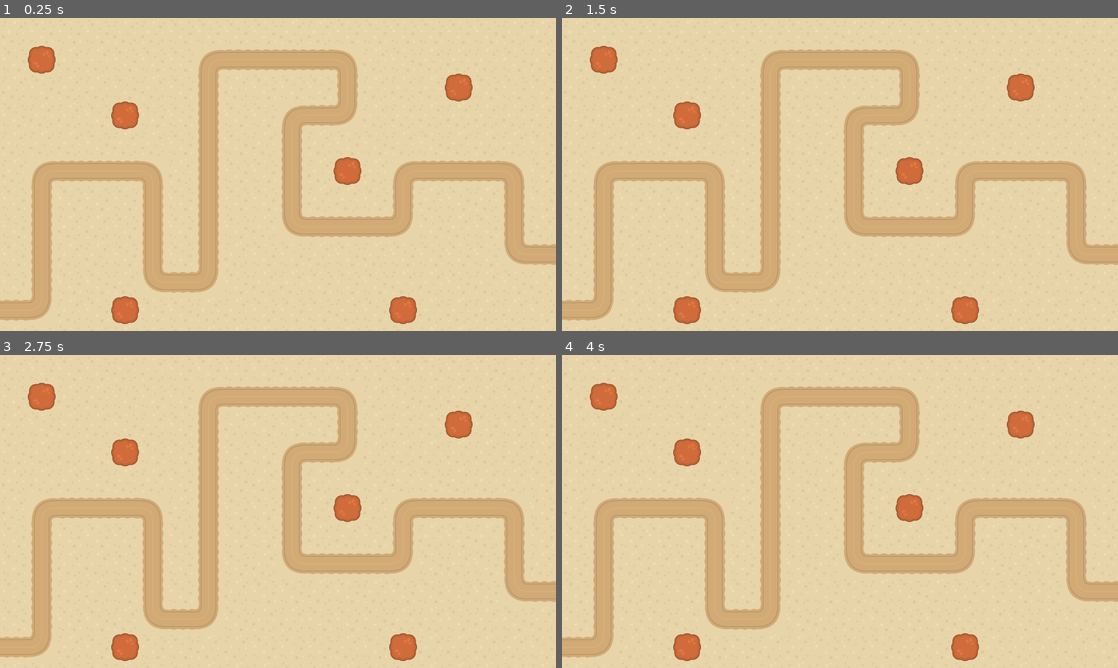
Above: before the commit, frames 1-4 (two rows, left to right).
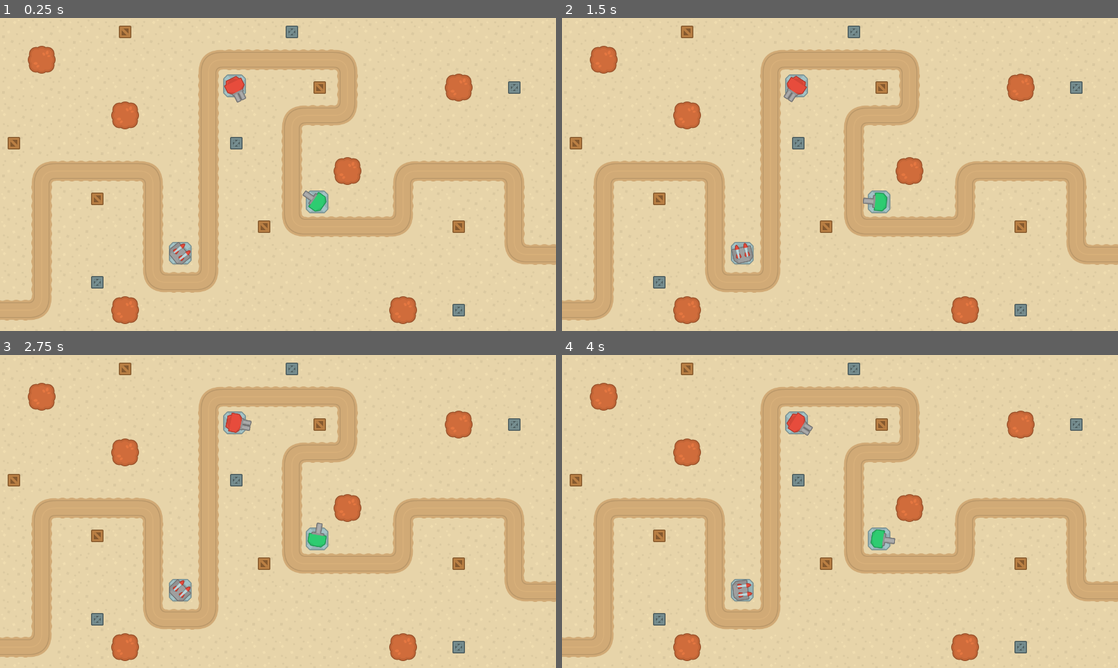
Above: after the commit, the same moments.

Repository: Shadoscythe/Godot-TowerDefense
Game: Godot game, scene res://Scenes/Maps/map_1.tscn
Two runs of this game, one before a commit and one after it. Both use one fixed random seed, a clock stepped at 60 frames per second and the inputs below.
Inputs (mouse positions are in pixels of both pictures, inside the frame that each line leads up to):
- Up to frame 1 (0.25 s): no input
- Up to frame 2 (1.5 s): tap Enter at 0.5 s; move the mouse to (962, 158) at 0.52 s; tap Space at 1.25 s; move the mouse to (728, 190) at 1.27 s
- Up to frame 3 (2.75 s): tap Enter at 2 s; move the mouse to (333, 442) at 2.02 s
- Up to frame 4 (4 s): tap Space at 2.75 s; move the mouse to (812, 574) at 2.77 s; tap Enter at 3.5 s; move the mouse to (1006, 558) at 3.52 s

The runs differ from the first frame. In frame 1, 1.9% of the frame differs, in the area x 1-94%, y 2-96%; in frame 2, 1.9%; in frame 3, 1.9%; in frame 4, 1.9%.

Commit message:
added basic turrets

Diff:
--- a/Scenes/Maps/map_1.tscn
+++ b/Scenes/Maps/map_1.tscn
@@ -1,8 +1,13 @@
-[gd_scene load_steps=10 format=3 uid="uid://txw0euglwiyi"]
+[gd_scene load_steps=17 format=3 uid="uid://txw0euglwiyi"]
 
 [ext_resource type="Texture2D" uid="uid://cpvgmjw8weqdo" path="res://Assets/Enviroment/Tilesets/terrainTiles_default.png" id="1_n4sfv"]
 [ext_resource type="Texture2D" uid="uid://bnlf30qvn7gk5" path="res://Assets/Enviroment/Props/treeBrown_large.png" id="2_7imkj"]
 [ext_resource type="Texture2D" uid="uid://b0ss6760oi3sm" path="res://Assets/Enviroment/Props/treeGreen_large.png" id="3_gguqx"]
+[ext_resource type="Texture2D" uid="uid://b2fjaltioflwk" path="res://Assets/Enviroment/Props/crateMetal.png" id="4_h5dgc"]
+[ext_resource type="Texture2D" uid="uid://cng00tgh0qdbk" path="res://Assets/Enviroment/Props/crateWood.png" id="5_8bmu3"]
+[ext_resource type="PackedScene" uid="uid://8pgmppg07ow1" path="res://Scenes/Towers/gun_t1.tscn" id="6_1ay2q"]
+[ext_resource type="PackedScene" uid="uid://cpby0bxjoq5s8" path="res://Scenes/Towers/machine_gun_t1.tscn" id="7_jdg2u"]
+[ext_resource type="PackedScene" uid="uid://4ji28psx7kuy" path="res://Scenes/Towers/missile_t1.tscn" id="8_2fs6s"]
 
 [sub_resource type="TileSetAtlasSource" id="TileSetAtlasSource_07ums"]
 texture = ExtResource("1_n4sfv")
@@ -176,6 +181,16 @@
 texture_region_size = Vector2i(64, 64)
 0:0/0 = 0
 
+[sub_resource type="TileSetAtlasSource" id="TileSetAtlasSource_3yqie"]
+texture = ExtResource("4_h5dgc")
+texture_region_size = Vector2i(28, 28)
+0:0/0 = 0
+
+[sub_resource type="TileSetAtlasSource" id="TileSetAtlasSource_5b47p"]
+texture = ExtResource("5_8bmu3")
+texture_region_size = Vector2i(28, 28)
+0:0/0 = 0
+
 [sub_resource type="TileSet" id="TileSet_bsrtf"]
 tile_size = Vector2i(64, 64)
 terrain_set_0/mode = 0
@@ -184,6 +199,8 @@
 sources/0 = SubResource("TileSetAtlasSource_0kkdl")
 sources/1 = SubResource("TileSetAtlasSource_c4wjf")
 sources/2 = SubResource("TileSetAtlasSource_als3m")
+sources/3 = SubResource("TileSetAtlasSource_3yqie")
+sources/4 = SubResource("TileSetAtlasSource_5b47p")
 
 [node name="Map1" type="Node2D"]
 
@@ -195,4 +212,15 @@
 [node name="TowerExclusion" type="TileMap" parent="."]
 tile_set = SubResource("TileSet_bsrtf")
 format = 2
-layer_0/tile_data = PackedInt32Array(655360, 131072, 2, 6553 …(912 unchanged characters)… 80, 3, 524307, 131072, 2, 131088, 1, 0, 655374, 1, 0, 196612, 1, 0, 655364, 1, 0, 65537, 1, 0, 327692, 1, 0)
+layer_0/tile_data = PackedInt32Array(655360, 131072, 2, 6553 …(912 unchanged characters)… 80, 3, 524307, 131072, 2, 131088, 1, 0, 196612, 1, 0, 655364, 1, 0, 65537, 1, 0, 327692, 1, 0, 655374, 1, 0, 393219, 4, 0, 131083, 4, 0, 458768, 4, 0, 720904, 4, 0, 4, 4, 0, 262144, 4, 0, 458761, 4, 0, 589827, 3, 0, 720896, 3, 0, 131090, 3, 0, 10, 3, 0, 262152, 3, 0, 655376, 3, 0)
+
+[node name="TurretController" type="Node2D" parent="."]
+
+[node name="GunT1" parent="TurretController" instance=ExtResource("6_1ay2q")]
+position = Vector2(730, 423)
+
+[node name="MachineGunT1" parent="TurretController" instance=ExtResource("7_jdg2u")]
+position = Vector2(540, 156)
+
+[node name="MissileT1" parent="TurretController" instance=ExtResource("8_2fs6s")]
+position = Vector2(415, 541)
--- /dev/null
+++ b/Scenes/Towers/gun_t1.gd
@@ -0,0 +1 @@
+extends "res://Scenes/Towers/turret_control.gd"
--- /dev/null
+++ b/Scenes/Towers/gun_t1.tscn
@@ -0,0 +1,18 @@
+[gd_scene load_steps=4 format=3 uid="uid://8pgmppg07ow1"]
+
+[ext_resource type="Texture2D" uid="uid://dmpes58joe487" path="res://Assets/Towers/towerDefense_tile181.png" id="1_i8005"]
+[ext_resource type="Script" path="res://Scenes/Towers/gun_t1.gd" id="1_pey5x"]
+[ext_resource type="Texture2D" uid="uid://dnhb5bj0yre1t" path="res://Assets/Towers/towerDefense_tile249.png" id="2_7lgl2"]
+
+[node name="GunT1" type="Node2D"]
+script = ExtResource("1_pey5x")
+
+[node name="Base" type="Sprite2D" parent="."]
+texture = ExtResource("1_i8005")
+
+[node name="Turret" type="Sprite2D" parent="."]
+texture = ExtResource("2_7lgl2")
+offset = Vector2(10, 0)
+
+[node name="Muzzle" type="Node2D" parent="Turret"]
+position = Vector2(40, 0)
--- /dev/null
+++ b/Scenes/Towers/machine_gun_t1.gd
@@ -0,0 +1 @@
+extends "res://Scenes/Towers/turret_control.gd"
--- /dev/null
+++ b/Scenes/Towers/machine_gun_t1.tscn
@@ -0,0 +1,21 @@
+[gd_scene load_steps=4 format=3 uid="uid://cpby0bxjoq5s8"]
+
+[ext_resource type="Texture2D" uid="uid://dmpes58joe487" path="res://Assets/Towers/towerDefense_tile181.png" id="1_r7kor"]
+[ext_resource type="Script" path="res://Scenes/Towers/machine_gun_t1.gd" id="1_tt0xp"]
+[ext_resource type="Texture2D" uid="uid://wk8melg8j8f3" path="res://Assets/Towers/towerDefense_tile250.png" id="2_vmsif"]
+
+[node name="MachineGunT1" type="Node2D"]
+script = ExtResource("1_tt0xp")
+
+[node name="Base" type="Sprite2D" parent="."]
+texture = ExtResource("1_r7kor")
+
+[node name="Turret" type="Sprite2D" parent="."]
+texture = ExtResource("2_vmsif")
+offset = Vector2(10, 0)
+
+[node name="Muzzle1" type="Node2D" parent="Turret"]
+position = Vector2(41, 6)
+
+[node name="Muzzle2" type="Node2D" parent="Turret"]
+position = Vector2(41, -6)
--- /dev/null
+++ b/Scenes/Towers/missile_t1.gd
@@ -0,0 +1 @@
+extends "res://Scenes/Towers/turret_control.gd"
--- /dev/null
+++ b/Scenes/Towers/missile_t1.tscn
@@ -0,0 +1,24 @@
+[gd_scene load_steps=5 format=3 uid="uid://4ji28psx7kuy"]
+
+[ext_resource type="Texture2D" uid="uid://dmpes58joe487" path="res://Assets/Towers/towerDefense_tile181.png" id="1_5a7cs"]
+[ext_resource type="Script" path="res://Scenes/Towers/missile_t1.gd" id="1_n826p"]
+[ext_resource type="Texture2D" uid="uid://c3kfehuuo3aba" path="res://Assets/Towers/towerDefense_tile228.png" id="2_gmtbq"]
+[ext_resource type="Texture2D" uid="uid://bidqbpiuk7m3l" path="res://Assets/Towers/towerDefense_tile251.png" id="3_gik17"]
+
+[node name="MissileT1" type="Node2D"]
+script = ExtResource("1_n826p")
+
+[node name="Base" type="Sprite2D" parent="."]
+texture = ExtResource("1_5a7cs")
+
+[node name="Turret" type="Sprite2D" parent="."]
+texture = ExtResource("2_gmtbq")
+offset = Vector2(-4, 0)
+
+[node name="Missile2" type="Sprite2D" parent="Turret"]
+position = Vector2(5, -10)
+texture = ExtResource("3_gik17")
+
+[node name="Missile1" type="Sprite2D" parent="Turret"]
+position = Vector2(5, 10)
+texture = ExtResource("3_gik17")
--- /dev/null
+++ b/Scenes/Towers/turret_control.gd
@@ -0,0 +1,9 @@
+extends Node2D
+
+
+func _physics_process(delta):
+	aim()
+
+func aim():
+	var enemy_position= get_global_mouse_position()
+	get_node("Turret").look_at(enemy_position)
Binary file changed: Assets/Towers/towerDefense_tile228.png
Binary file changed: Assets/Towers/towerDefense_tile249.png
Binary file changed: Assets/Towers/towerDefense_tile250.png
Binary file changed: Assets/Towers/towerDefense_tile251.png
